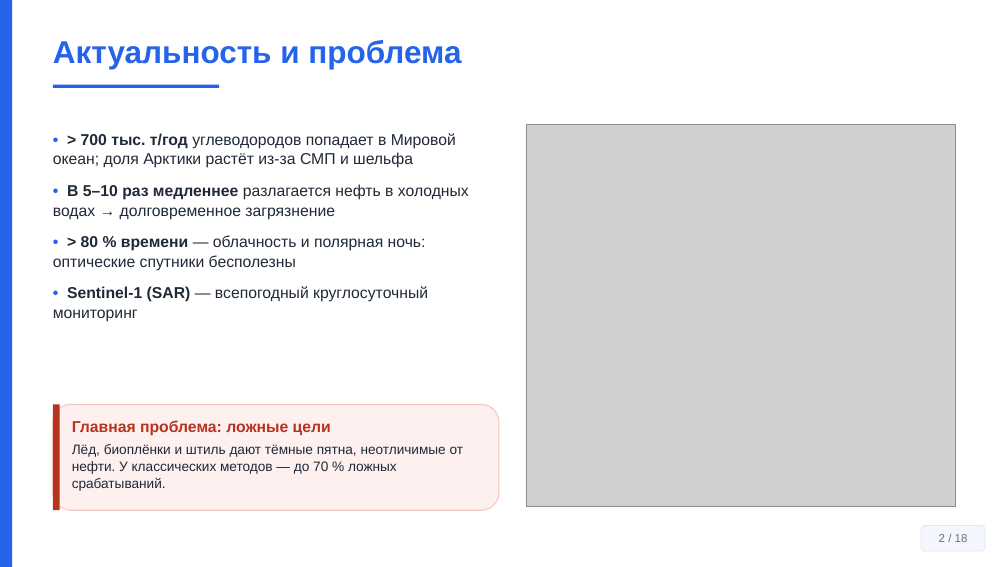
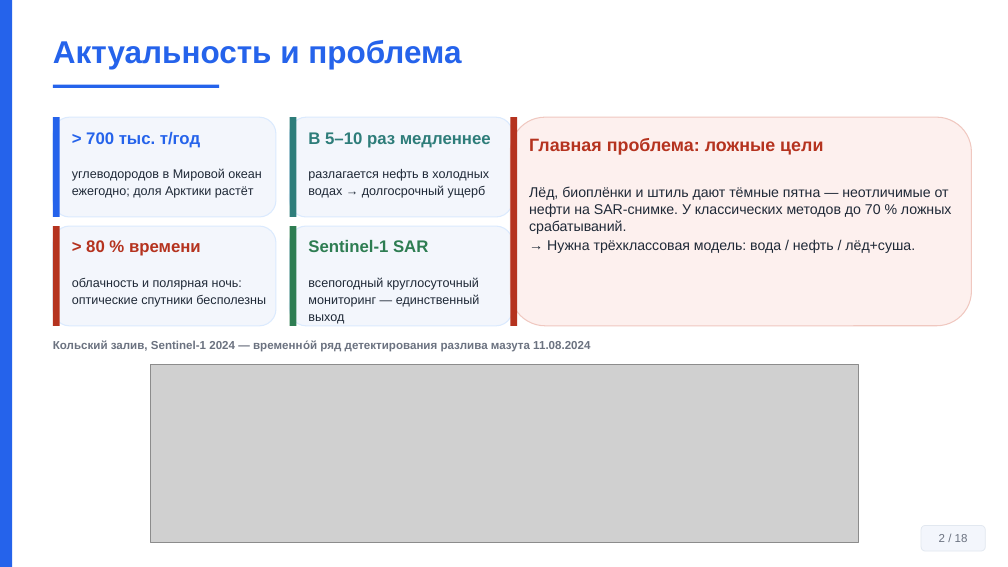
Before and after one commit to Confucius-hub/spbu_db_hw, a slide deck: slide 2 of thesis/vkr_final/Презентация_Финал_Байханов_2026.pptx. Drawn at 1008x567 pixels with LibreOffice and Linux fonts; fonts in the diff are those of the drawing; grey boxes stand for pictures. Boxes give left, top, right and bottom in pixels: in the first picture for what was removed or moved away, otherwise in the second. Text is boxed around its words. In the diff, an @@ line names an element or a change of style, - is before the commit and + after.

```diff
--- a/thesis/vkr_final/Презентация_Финал_Байханов_2026.pptx
+++ b/thesis/vkr_final/Презентация_Финал_Байханов_2026.pptx
@@ rounded rectangle added at (53,117,276,217), fill #F3F6FC, outline #DBEAFE 1 pt @@
@@ rectangle added at (53,117,60,217), fill #2563EB @@
@@ rounded rectangle added at (290,117,513,217), fill #F3F6FC, outline #DBEAFE 1 pt @@
@@ rectangle added at (290,117,296,217), fill #2E7D7A @@
@@ rounded rectangle: place and size @@
-rounded rectangle at (53,405,499,510)
+rounded rectangle at (510,117,972,326)
@@ rectangle added at (510,117,517,326), fill #B5331F @@
@@ text removed at (53,133,469,322) @@
-• > 700 тыс. т/год углеводородов попадает в Мировой океан; доля Арктики растёт из-за СМП и шельфа
-• В 5–10 раз медленнее разлагается нефть в холодных водах → долговременное загрязнение
-• > 80 % времени — облачность и полярная ночь: оптические спутники бесполезны
-• Sentinel-1 (SAR) — всепогодный круглосуточный мониторинг
@@ text added at (86,132,200,148), 16 pt, text #2563EB, bold @@
+> 700 тыс. т/год
@@ text added at (308,132,491,148), 16 pt, text #2E7D7A, bold @@
+В 5–10 раз медленнее
@@ picture removed at (526,125,956,507) @@
@@ text added at (529,138,823,155), 17 pt, text #B5331F, bold @@
+Главная проблема: ложные цели
@@ text added at (72,169,262,198), 12 pt, text #1F2937 @@
+углеводородов в Мировой океан
+ежегодно; доля Арктики растёт
@@ text added at (308,169,489,198), 12 pt, text #1F2937 @@
+разлагается нефть в холодных
+водах → долгосрочный ущерб
@@ text at (529,186,952,253): text changed; size 13 to 13.5 pt @@
-Главная проблема: ложные цели
-Лёд, биоплёнки и штиль дают тёмные пятна, неотличимые от нефти. У классических методов — до 70 % ложных срабатываний.
+Лёд, биоплёнки и штиль дают тёмные пятна — неотличимые от нефти на SAR-снимке. У классических методов до 70 % ложных срабатываний.
+→ Нужна трёхклассовая модель: вода / нефть / лёд+суша.
@@ rectangle: place and size @@
-rectangle at (53,405,60,510)
+rectangle at (53,226,60,326)
@@ rounded rectangle added at (53,226,276,326), fill #F3F6FC, outline #DBEAFE 1 pt @@
@@ rounded rectangle added at (290,226,513,326), fill #F3F6FC, outline #DBEAFE 1 pt @@
@@ rectangle added at (290,226,296,326), fill #2E7D52 @@
@@ text added at (86,240,201,256), 16 pt, text #B5331F, bold @@
+> 80 % времени
@@ text added at (308,240,428,252), 16 pt, text #2E7D52, bold @@
+Sentinel-1 SAR
@@ text added at (72,278,266,307), 12 pt, text #1F2937 @@
+облачность и полярная ночь:
+оптические спутники бесполезны
@@ text added at (308,277,480,324), 12 pt, text #1F2937 @@
+всепогодный круглосуточный
+мониторинг — единственный выход
@@ text added at (53,340,590,352), 11 pt, text #6B7280, bold @@
+Кольский залив, Sentinel-1 2024 — временно́й ряд детектирования разлива мазута 11.08.2024
@@ picture added at (150,364,858,542) @@
```
Also in this commit, not shown: 1 other file.
